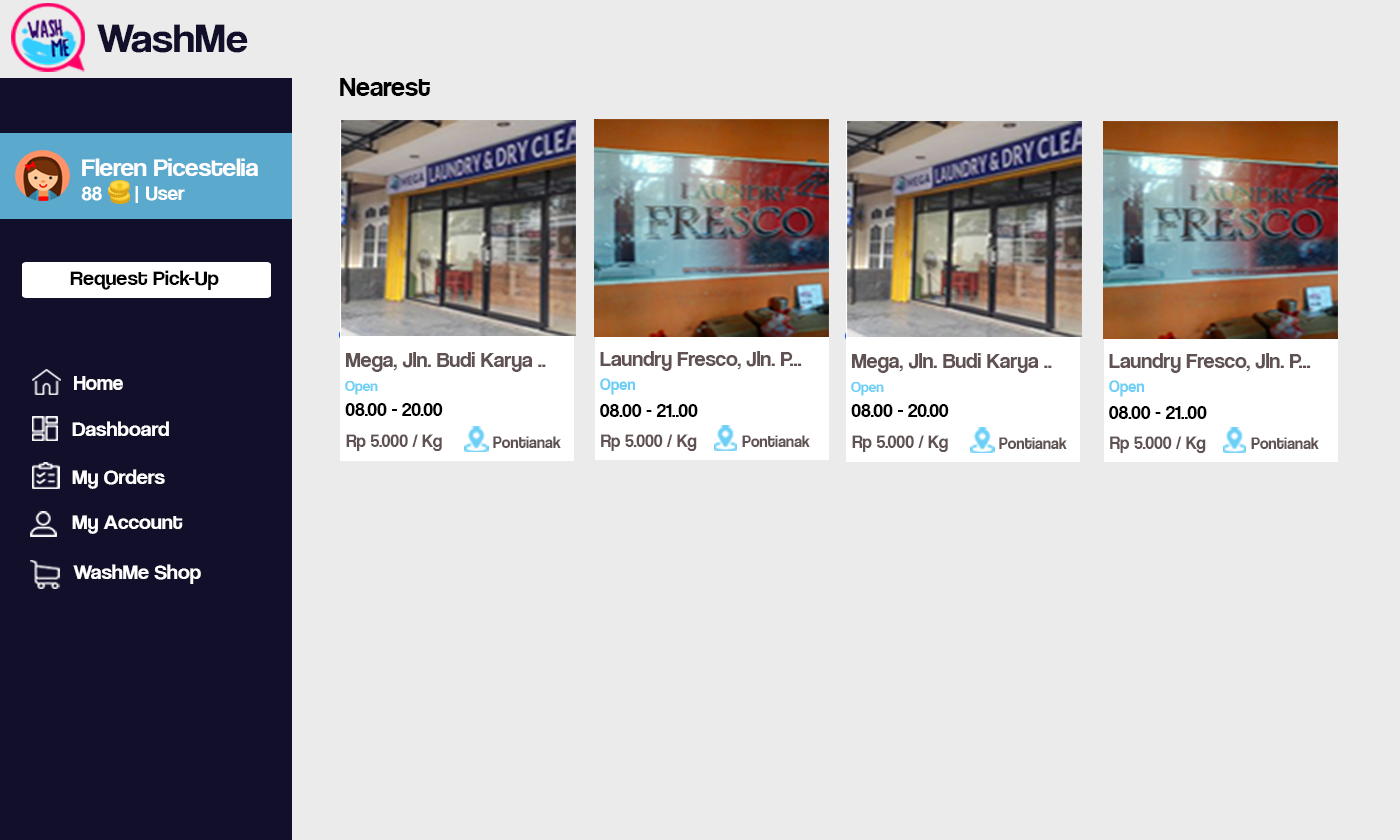
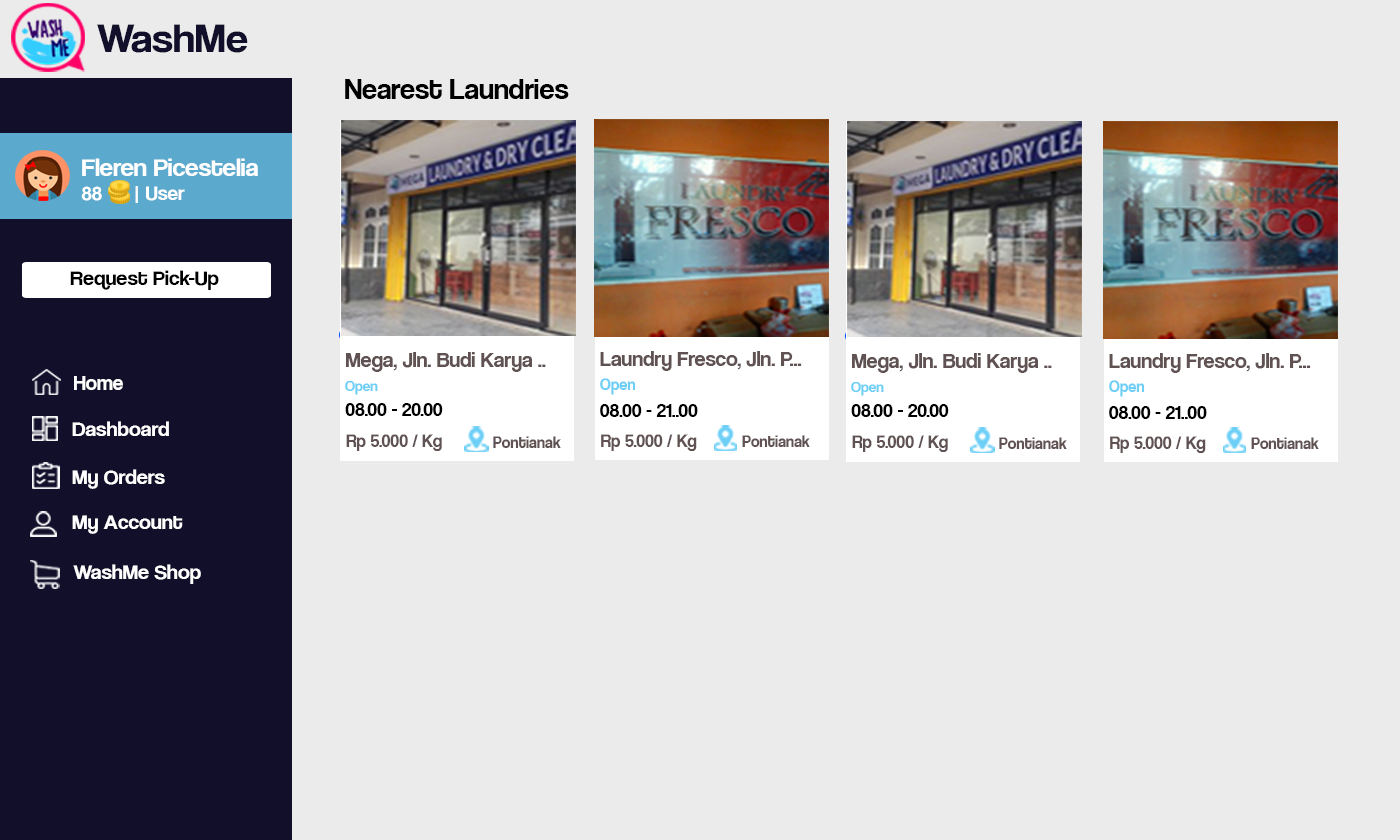
Revision of a layered (1400, 840) image; what changed, layer by layer:
renamed "Nearest" to "Nearest Laundries", painted on it over [340, 78, 569, 99]
